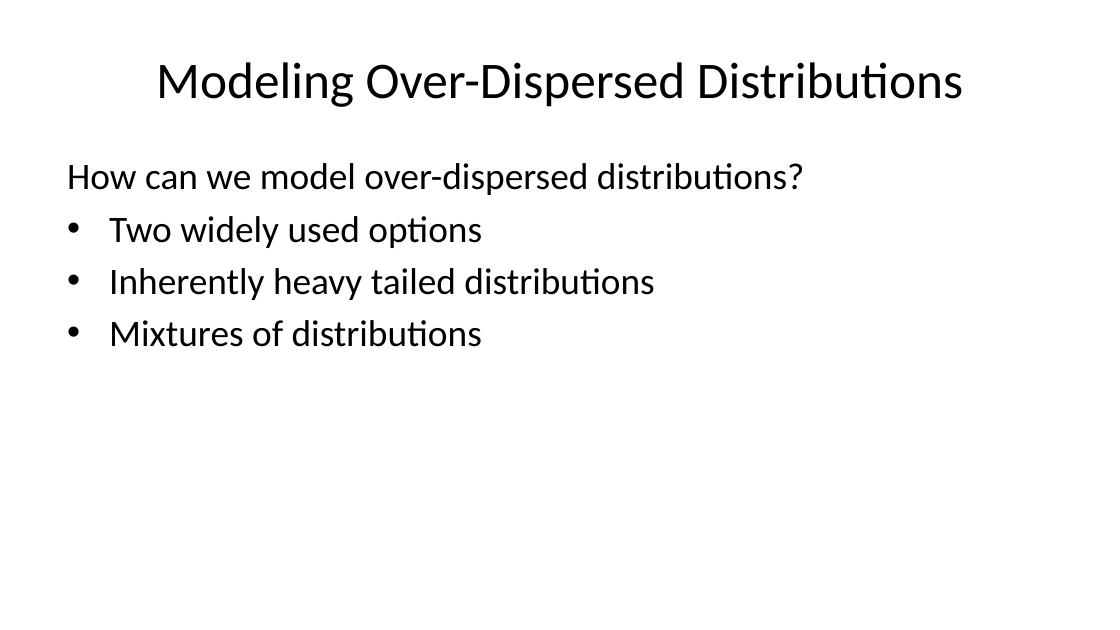
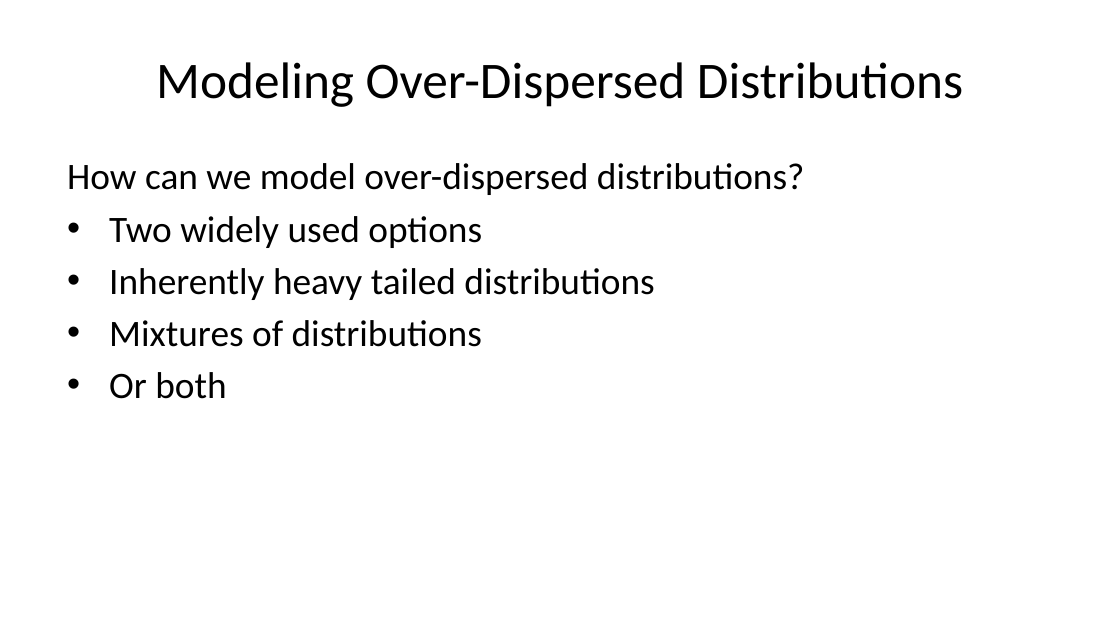
Before and after one commit to StephenElston/CSCI-E-83, a slide deck: slide 20 of LectureSlides/10b_ModelsFor OutliersAndOverdispersion.pptx. Drawn at 1120x630 pixels with LibreOffice and Linux fonts; fonts in the diff are those of the drawing. Boxes give left, top, right and bottom in pixels: in the first picture for what was removed or moved away, otherwise in the second. Text is boxed around its words. In the diff, an @@ line names an element or a change of style, - is before the commit and + after.

```diff
--- a/LectureSlides/10b_ModelsFor OutliersAndOverdispersion.pptx
+++ b/LectureSlides/10b_ModelsFor OutliersAndOverdispersion.pptx
@@ text at box(109, 372, 226, 399): paragraph added @@
+• Or both
```
Also in this commit, not shown: 10 other slides changed.
